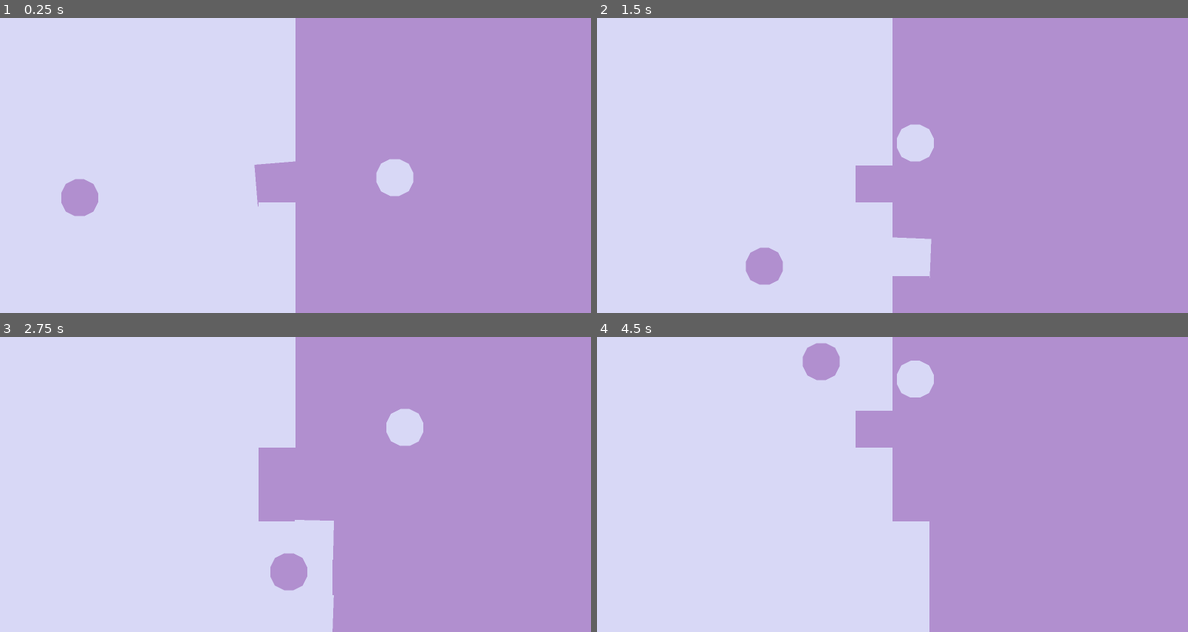
Above: before the commit, frames 1-4 (two rows, left to right).
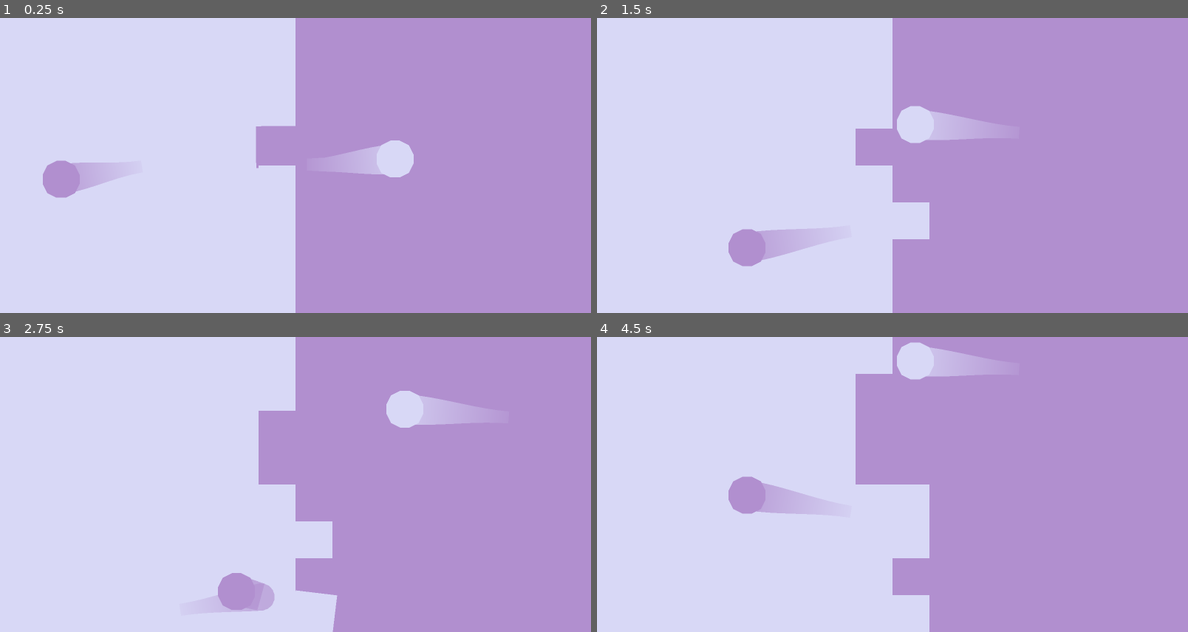
Above: after the commit, the same moments.

Repository: Nrojt/HHS-Game-Dev-Minor
Game: Godot game, scene res://game.tscn
Same seed, same stepped clock (60 frames per second), same inputs: the game is played once before the commit and once after it.
Inputs:
- Up to frame 1 (0.25 s): no input
- Up to frame 2 (1.5 s): no input
- Up to frame 3 (2.75 s): no input
- Up to frame 4 (4.5 s): no input

The runs differ from the first frame. In frame 1, 4.4% of the frame differs, in the area x 7-70%, y 36-68%; in frame 2, 6.2%; in frame 3, 5.2%; in frame 4, 6.5%, in the area x 22-66%, y 1-88%.

Commit message:
feat: trail effect

Diff:
--- a/e&s-gold-2-bouncy/ball.gd
+++ b/e&s-gold-2-bouncy/ball.gd
@@ -2,31 +2,57 @@
 class_name Ball
 
 @onready var polygon_2d: Polygon2D = $Polygon2D
+@onready var trail: Line2D = $Trail
 
+@export_group("ball")
 @export var is_ball_one := false
 @export var colour_ball_one := Color('#D8D8F6')
 @export var colour_ball_two := Color('#B18FCF')
 @export var speed := 75.0
+@export_group("trail")
+@export var trail_max_points := 10
+@export var trail_min_distance := 2.0
 
+var _last_trail_pos: Vector2
 
 func _ready() -> void:
 	# Set the position
 	global_position.y = (get_viewport_rect().size.y/2)
 	if is_ball_one:
-		global_position.x = (get_viewport_rect().size.x/4) + (get_viewport_rect().size.y/2)
+		global_position.x = (get_viewport_rect().size.x / 4) + (get_viewport_rect().size.y / 2)
 	else:
-		global_position.x = (get_viewport_rect().size.x/4)
+		global_position.x = (get_viewport_rect().size.x / 4)
 
 	# Set velocity
 	velocity.x = -speed
 	velocity.y = randi_range(-15, 15) # randomize that starting velocity a bit.
 
-	# Set the correct colours
-	polygon_2d.color = colour_ball_one if is_ball_one else colour_ball_two
+	# Set the correct colour
+	var colour: Color = colour_ball_one if is_ball_one else colour_ball_two
+	polygon_2d.color = colour
 
+	# Creating gradient for the trail
+	trail.clear_points()
+	trail.default_color = colour
+	var grad := Gradient.new()
+	grad.set_color(1, Color(colour.r, colour.g, colour.b, 0.8))
+	grad.set_color(0, Color(colour.r, colour.g, colour.b, 0.1))
+	trail.gradient = grad
 
 func _physics_process(delta: float) -> void:
-	var collision : KinematicCollision2D = move_and_collide(velocity * delta)
+	# Creating the trail points
+	var move_delta: Vector2 = position - _last_trail_pos
+	if move_delta.length() > trail_min_distance:
+		# Add the negative of the ball's movement to the trail
+		for i in range(trail.points.size()):
+			trail.set_point_position(i, trail.get_point_position(i) - move_delta)
+		# Adding current ball location
+		trail.add_point(Vector2.ZERO)
+		_last_trail_pos = position
+	if trail.points.size() > trail_max_points:
+		trail.remove_point(0)
+
+	var collision: KinematicCollision2D = move_and_collide(velocity * delta)
 	# If there is a collision, bounce the ball and toggle the collided tile
 	if collision:
 		# Bounce the velocity to the ball collides
--- a/e&s-gold-2-bouncy/ball.tscn
+++ b/e&s-gold-2-bouncy/ball.tscn
@@ -1,21 +1,30 @@
-[gd_scene load_steps=3 format=3 uid="uid://dy6iv0x8udb1v"]
+[gd_scene load_steps=4 format=3 uid="uid://dy6iv0x8udb1v"]
 
 [ext_resource type="Script" uid="uid://m5xls5w4tpf6" path="res://ball.gd" id="1_b2blh"]
+
+[sub_resource type="Curve" id="Curve_x8fbi"]
+_data = [Vector2(0, 0.4), 0.0, 0.0, 0, 0, Vector2(1, 1), 0.0, 0.0, 0, 0]
+point_count = 2
 
 [sub_resource type="CircleShape2D" id="CircleShape2D_rw2ro"]
 radius = 4.0
 
 [node name="Ball" type="CharacterBody2D"]
-position = Vector2(-4, -4)
 collision_layer = 2
 collision_mask = 13
 motion_mode = 1
 script = ExtResource("1_b2blh")
 
+[node name="Trail" type="Line2D" parent="."]
+width = 6.5
+width_curve = SubResource("Curve_x8fbi")
+joint_mode = 2
+antialiased = true
+
 [node name="Polygon2D" type="Polygon2D" parent="."]
+position = Vector2(-4, -4)
 color = Color(1, 1, 0, 1)
 polygon = PackedVector2Array(1, 1, 3, 0, 5, 0, 7, 1, 8, 3, 8, 4, 8, 5, 7, 7, 5, 8, 4, 8, 3, 8, 1, 7, 0, 5, 0, 4, 0, 3)
 
 [node name="CollisionShape2D" type="CollisionShape2D" parent="."]
-position = Vector2(4, 4)
 shape = SubResource("CircleShape2D_rw2ro")
